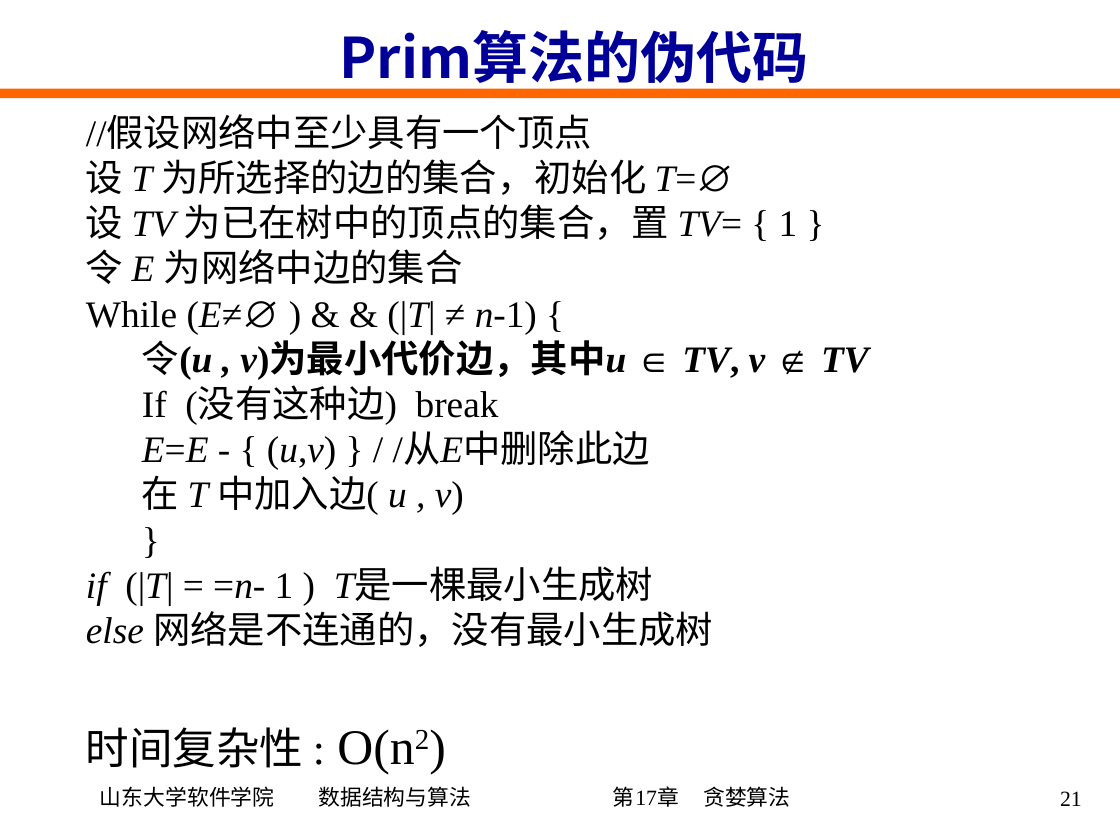
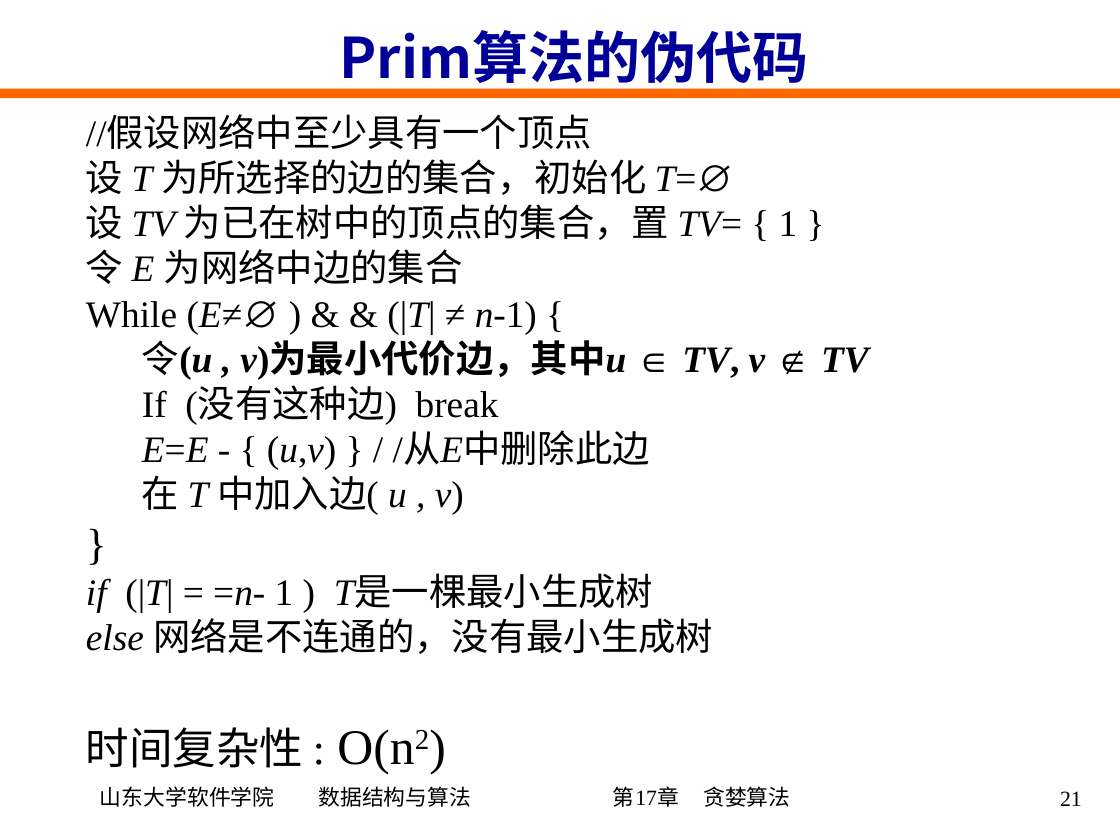
Before and after one commit to mannerth/data-structure-review, a slide deck: slide 21 of PPT/ch17-2.ppt. Drawn at 1120x840 pixels with LibreOffice and Linux fonts; fonts in the diff are those of the drawing. Boxes give left, top, right and bottom in pixels: in the first picture for what was removed or moved away, otherwise in the second. Text is boxed around its words. In the diff, an @@ line names an element or a change of style, - is before the commit and + after.

```diff
--- a/PPT/ch17-2.ppt
+++ b/PPT/ch17-2.ppt
@@ text "//假设网络中至少具有一个顶点" at bbox=[86, 117, 869, 654]: size 24 to 28 pt in "}"; list level 2 to 1 in "}" @@
```
Also in this commit, not shown: 11 other files.
